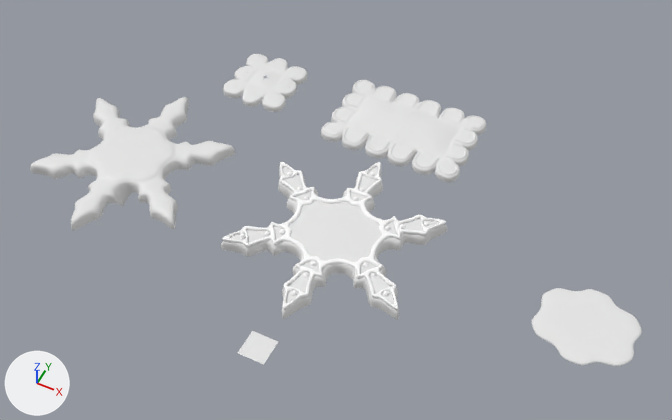
What one commit did to the Blender file Final_Production/Cookie/COOKIE2.blend.
Camera for both pictures: a 50 mm lens placed at (20.1, -44.5, 52.3), pointed at (-1.1, -2.2, -0.7). Every picture has the same lights, and +X, +Y and +Z are marked at lower left.
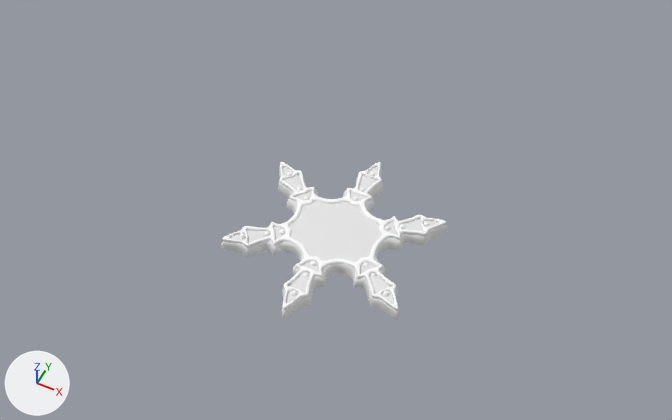
Pixel boxes (x1, y1, x2, y2) of what changed, in the pictures (672 x 420 px):
'Plane.004', deleted
    before: (30, 97, 236, 231)
'Plane', deleted
    before: (321, 80, 486, 182)
'Plane.005', deleted
    before: (532, 288, 642, 366)
'Plane.003', deleted
    before: (223, 54, 307, 112)
'Plane.002', deleted
    before: (238, 331, 278, 365)

Edits to the bpy script that builds the scene:
```text
Remove ob_plane_005:
    ob_plane_005 = bpy.data.objects.new('Plane.005', me_plane_001)
    ob_plane_005.location = (19.0, -4.6, 0.0)
    _m = ob_plane_005.modifiers.new('Subsurf', 'SUBSURF')
    _m.levels = 2
Remove ob_plane_004:
    ob_plane_004 = bpy.data.objects.new('Plane.004', me_plane_005)
    ob_plane_004.location = (-18.0, -4.6, 0.0)
    _m = ob_plane_004.modifiers.new('Subsurf', 'SUBSURF')
    _m.levels = 2
Remove ob_plane_003:
    ob_plane_003 = bpy.data.objects.new('Plane.003', me_plane_004)
    ob_plane_003.location = (-13.0, 8.0, 0.0)
    _m = ob_plane_003.modifiers.new('Subsurf', 'SUBSURF')
    _m = ob_plane_003.modifiers.new('Mirror', 'MIRROR')
    _m.use_axis = (True, True, False)
    _m.use_clip = True
Remove ob_plane_002:
    ob_plane_002 = bpy.data.objects.new('Plane.002', me_plane_003)
    ob_plane_002.location = (0.0, -16.0, 0.0)
Remove ob_plane:
    ob_plane = bpy.data.objects.new('Plane', me_plane)
    ob_plane.location = (0.0, 8.0, 0.0)
    _m = ob_plane.modifiers.new('Subsurf', 'SUBSURF')
```
